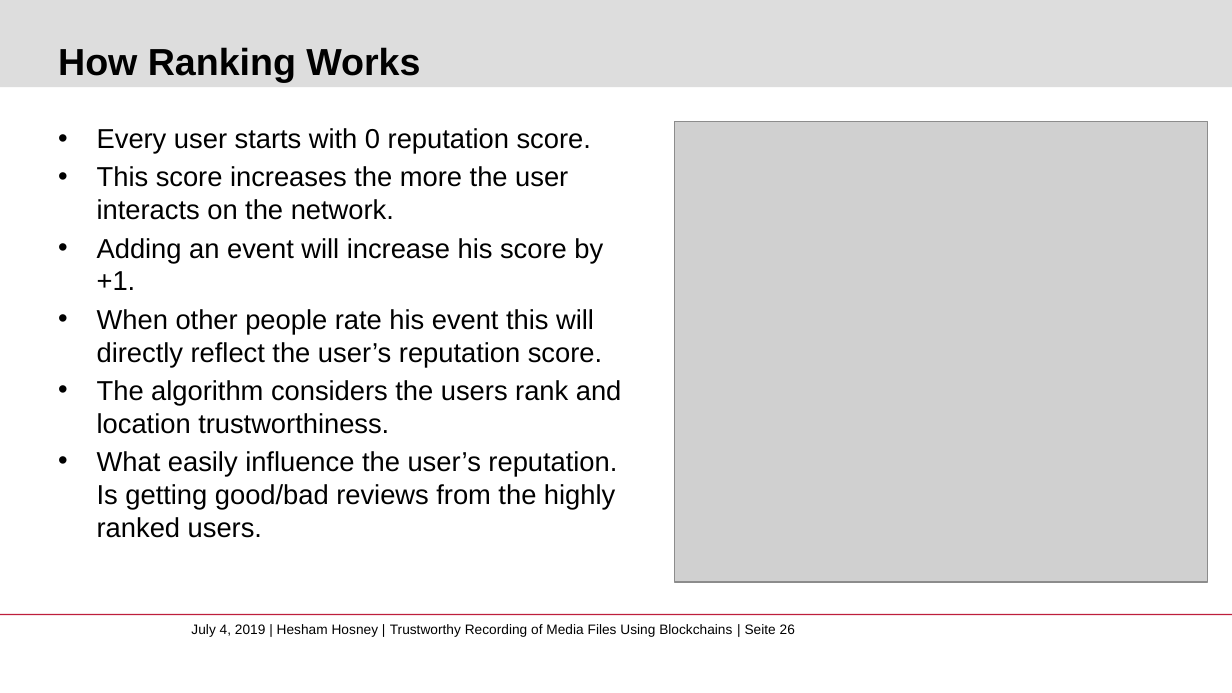
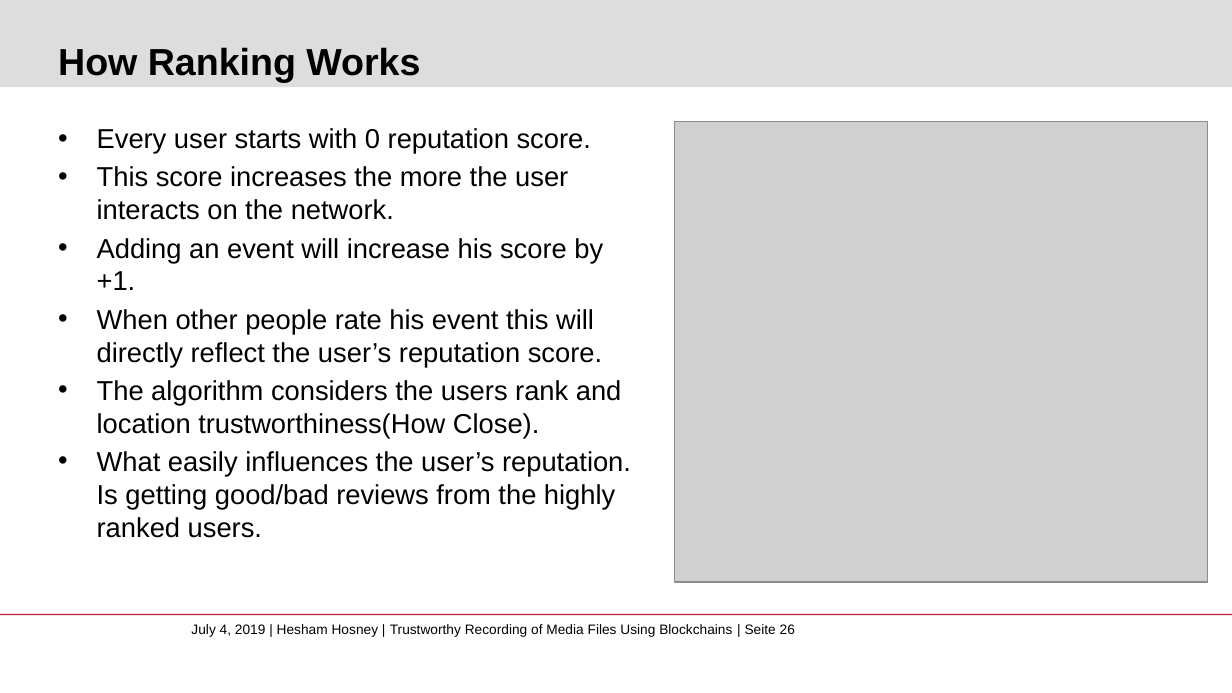
Before and after one commit to whosham/FakeNewsDetection, a slide deck: slide 26 of FakeNewsDetection.pptx. Drawn at 1232x693 pixels with LibreOffice and Linux fonts; fonts in the diff are those of the drawing; grey boxes stand for pictures; background and template pictures are left out. Boxes give left, top, right and bottom in pixels: in the first picture for what was removed or moved away, otherwise in the second. Text is boxed around its words. In the diff, an @@ line names an element or a change of style, - is before the commit and + after.

```diff
--- a/FakeNewsDetection.pptx
+++ b/FakeNewsDetection.pptx
@@ text at box(97, 380, 631, 538): text changed @@
-• The algorithm considers the users rank and location trustworthiness.
-• What easily influence the user’s reputation. Is getting good/bad reviews from the highly ranked users.
+• The algorithm considers the users rank and location trustworthiness(How Close).
+• What easily influences the user’s reputation. Is getting good/bad reviews from the highly ranked users.
```
Also in this commit, not shown: 18 other slides changed, 6 slides added, 2 slides removed, 4 other files.
